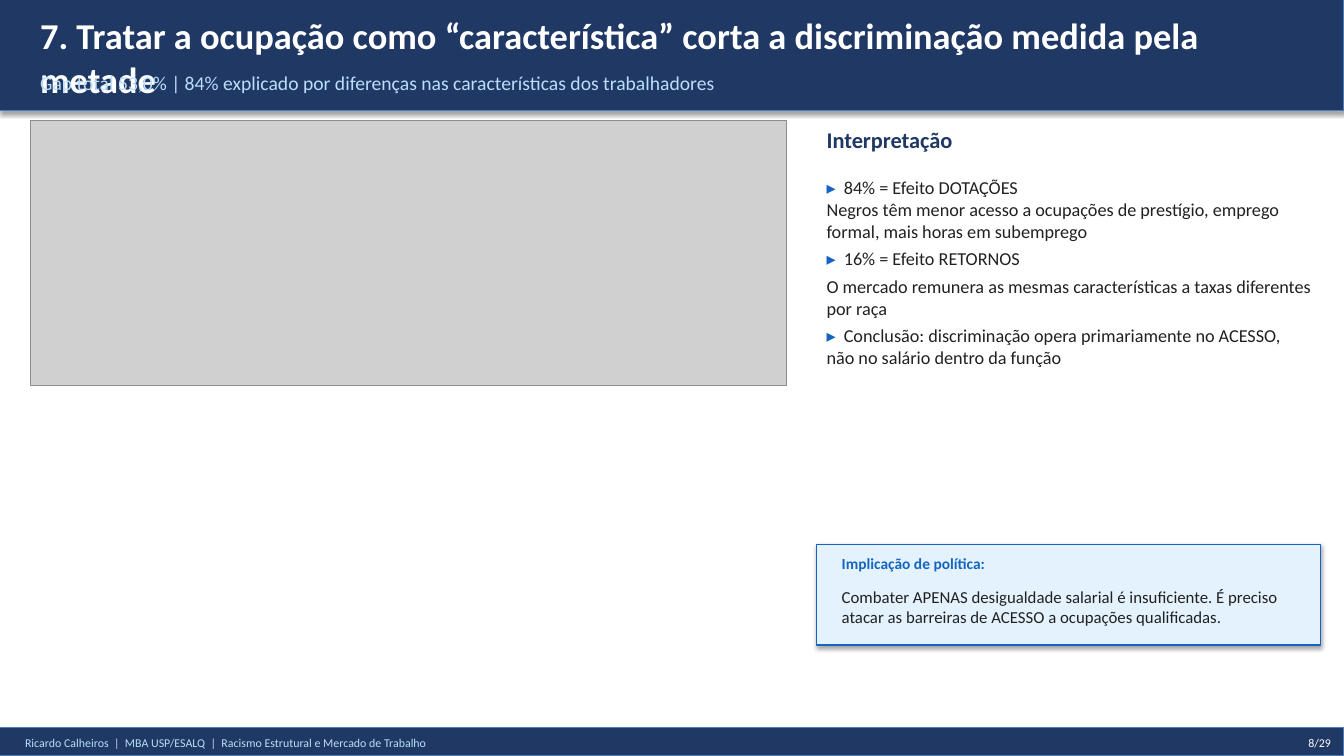
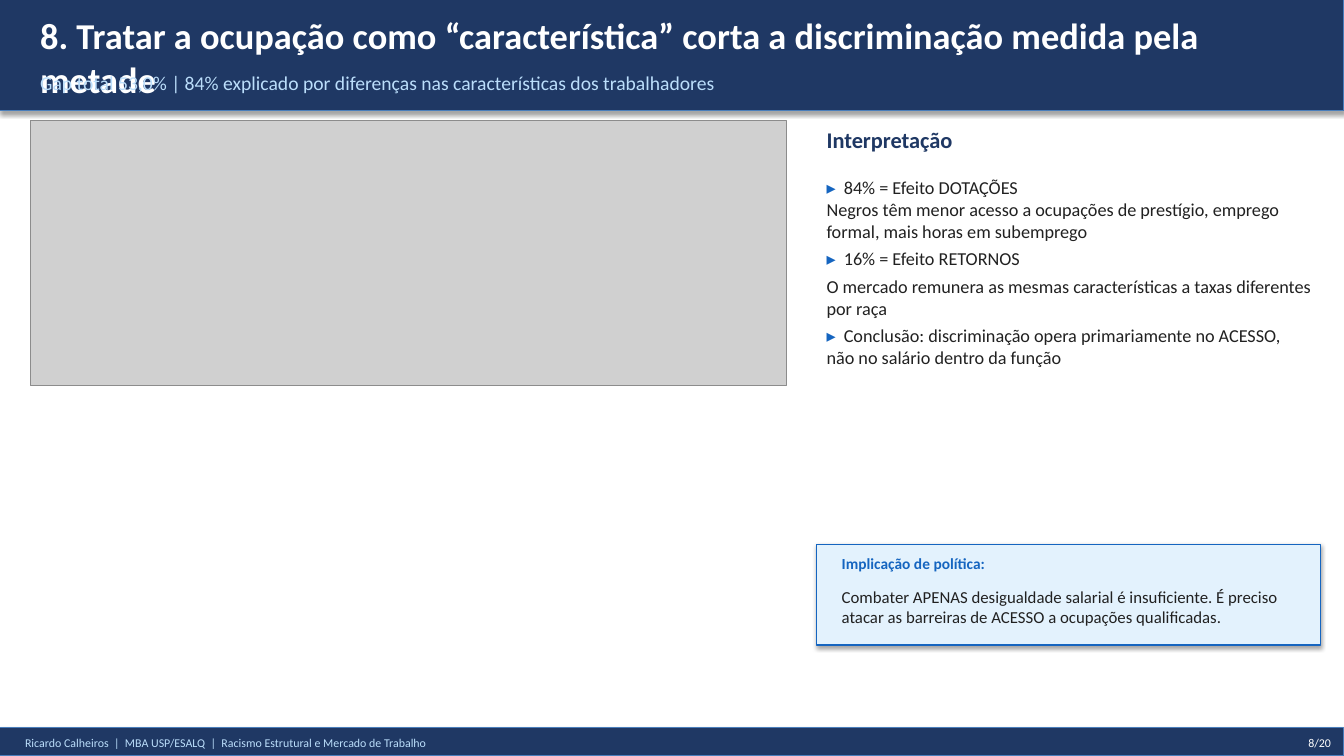
Before and after one commit to rickinrj-ux/ProjetoRacismoPNAD, a slide deck: slide 10 of entregaveis/apresentacao_tcc.pptx (slide 8 before the commit). Drawn at 1344x756 pixels with LibreOffice and Linux fonts; fonts in the diff are those of the drawing; grey boxes stand for pictures. Boxes give left, top, right and bottom in pixels: in the first picture for what was removed or moved away, otherwise in the second. Text is boxed around its words. In the diff, an @@ line names an element or a change of style, - is before the commit and + after.

```diff
--- a/entregaveis/apresentacao_tcc.pptx
+++ b/entregaveis/apresentacao_tcc.pptx
@@ text at <box>40,22,1199,55</box>: text changed @@
-7. Tratar a ocupação como “característica” corta a discriminação medida pela metade
+8. Tratar a ocupação como “característica” corta a discriminação medida pela metade
@@ text at <box>1308,739,1331,748</box>: text changed @@
-8/29
+8/20
```
Also in this commit, not shown: 16 other slides changed, 3 slides added, 3 slides removed, 1 other file.
